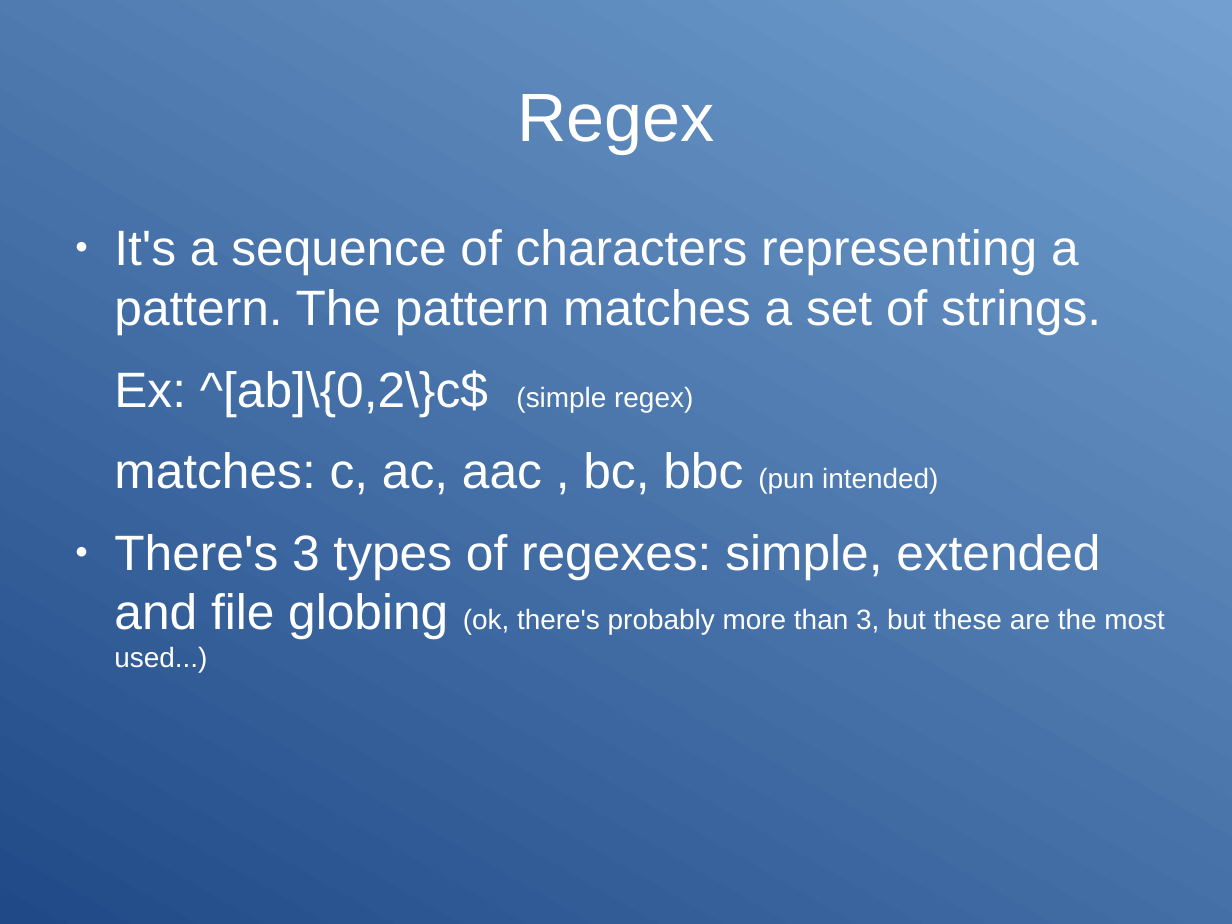
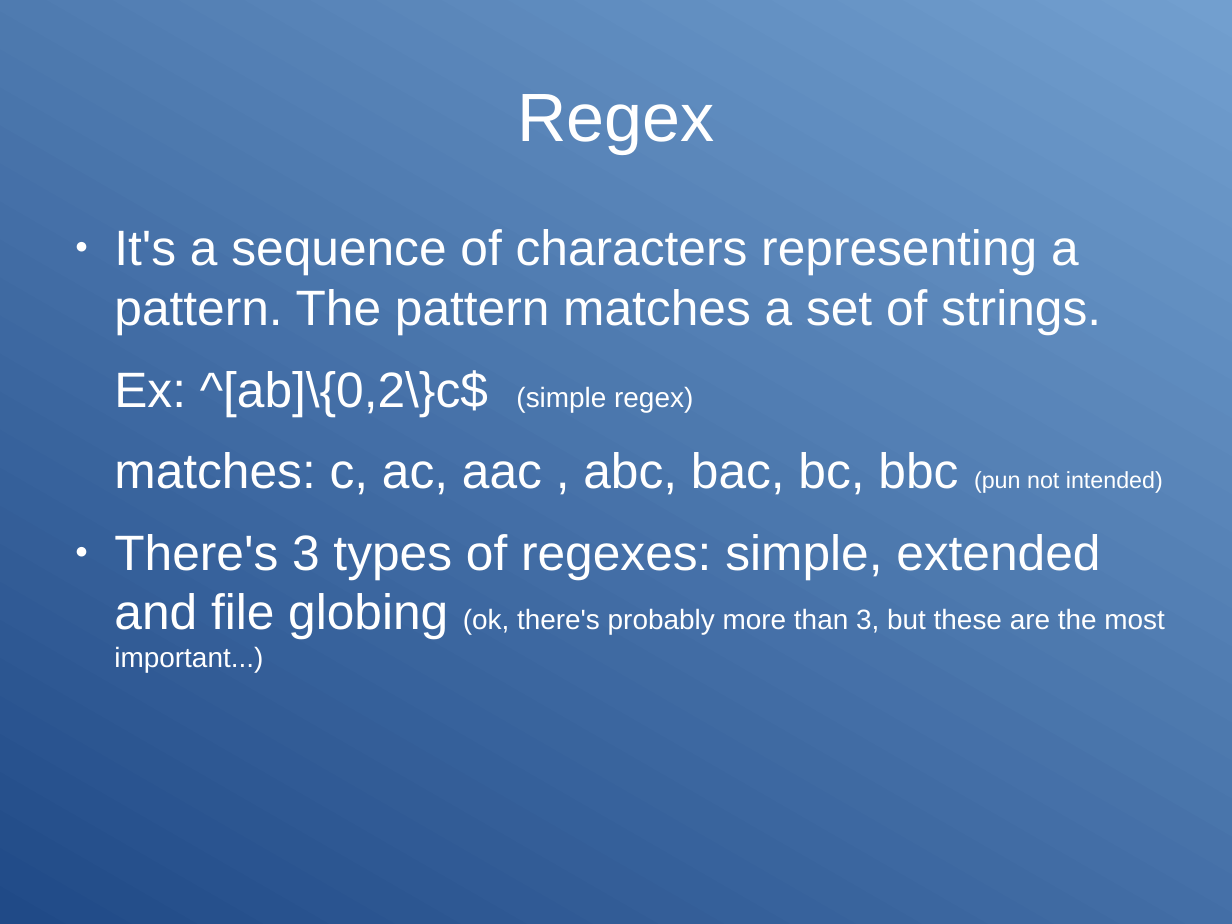
Before and after one commit to Clibre/An-introduction-to-bash, a slide deck: slide 36 of presentation.odp. Drawn at 1232x924 pixels with LibreOffice and Linux fonts; fonts in the diff are those of the drawing. Boxes give left, top, right and bottom in pixels: in the first picture for what was removed or moved away, otherwise in the second. Text is boxed around its words. In the diff, an @@ line names an element or a change of style, - is before the commit and + after.

```diff
--- a/presentation.odp
+++ b/presentation.odp
@@ text at (114,452,1165,672): text changed @@
-matches: c, ac, aac , bc, bbc (pun intended)
-● There's 3 types of regexes: simple, extended and file globing (ok, there's probably more than 3, but these are the most used...)
+matches: c, ac, aac , abc, bac, bc, bbc (pun not intended)
+● There's 3 types of regexes: simple, extended and file globing (ok, there's probably more than 3, but these are the most important...)
```
Also in this commit, not shown: 20 other slides changed, 1 slide added, 1 slide removed, 2 other files.
